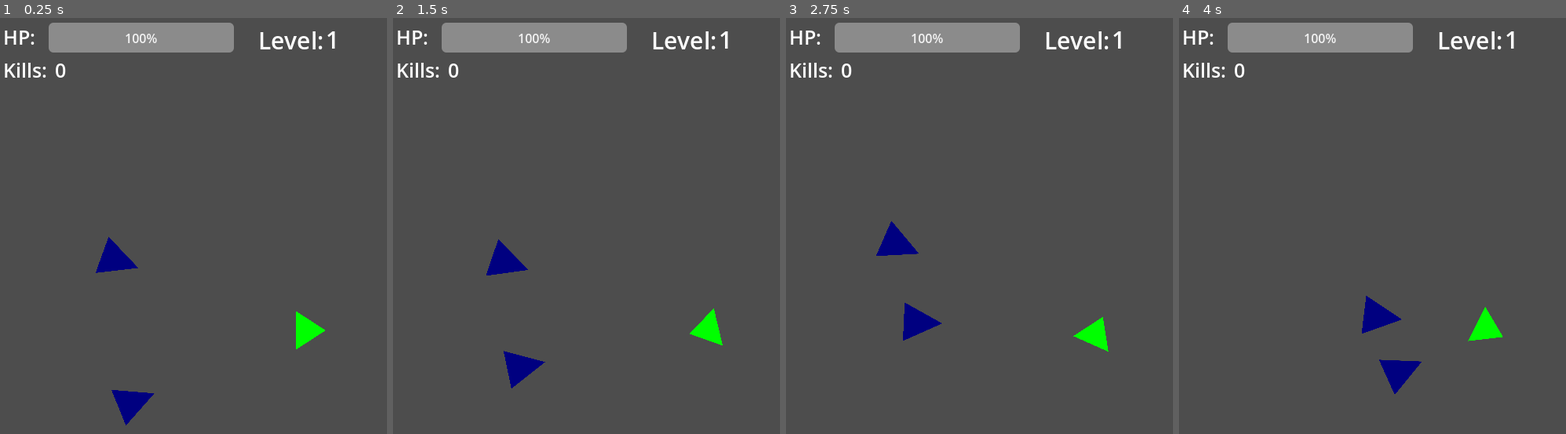
Above: before the commit, frames 1-4 (left to right).
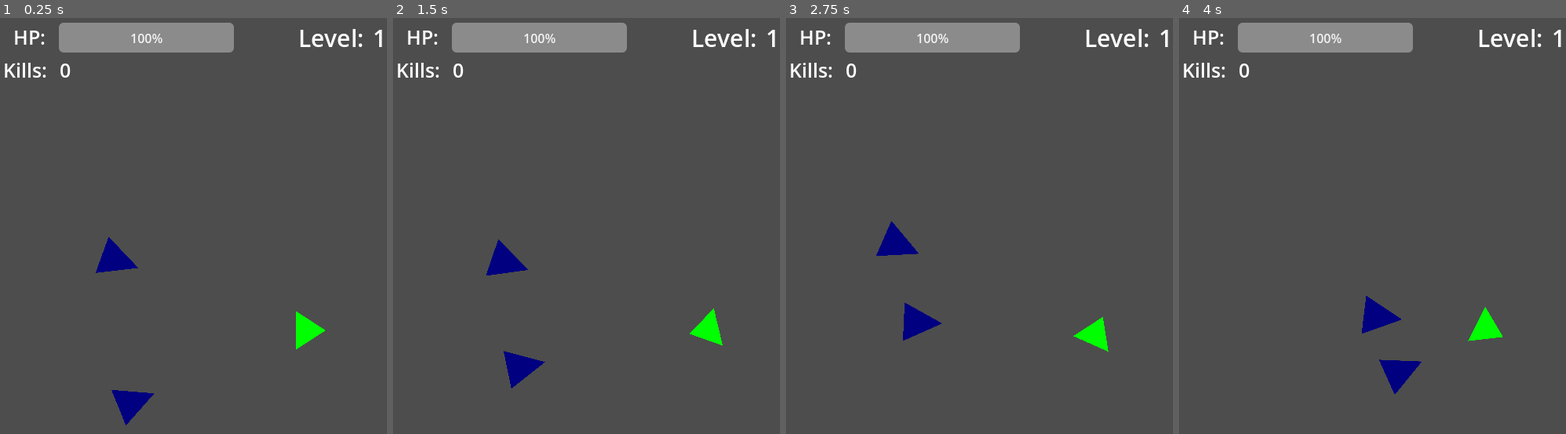
Above: after the commit, the same moments.

Repository: HoustonBass/space-shooter
Game: Godot game, scene res://Scenes/Level.tscn
The game is run twice, just before and just after one commit, with the same random seed, the same clock (stepped at 60 frames per second) and the same inputs.
Inputs (mouse positions are in pixels of both pictures, inside the frame that each line leads up to):
- Up to frame 1 (0.25 s): no input
- Up to frame 2 (1.5 s): tap Enter (ui_accept) at 0.5, 0.77 s; move the mouse to (outside the picture) at 0.52 s; hold D (ui_right) 0.53-1.28 s; move the mouse to (578, 363) at 1.27 s; hold S (ui_down) from 1.28 s (still down)
- Up to frame 3 (2.75 s): tap Enter (ui_accept) at 1.52 s; move the mouse to (1161, 192) at 2.02 s; release S (ui_down) at 2.03 s; hold D (ui_right) from 2.03 s (still down)
- Up to frame 4 (4 s): move the mouse to (outside the picture) at 2.77 s; release D (ui_right) at 2.78 s; hold W (ui_up) 2.78-3.53 s; tap Enter (ui_accept) at 3.02, 3.77 s; move the mouse to (outside the picture) at 3.52 s; hold A (ui_left) from 3.53 s (still down)

The runs differ from the first frame. In frame 1, 1.1% of the frame differs, in the area x 1-99%, y 1-15%; in frame 2, 1.1%; in frame 3, 1.1%; in frame 4, 1.1%.

Commit message:
updating hud on enemy kill

Diff:
--- a/godot/Data/EnemyData.gd
+++ b/godot/Data/Instances/EnemyData.gd
@@ -1,4 +1,5 @@
-class_name EnemyData extends EntityData
+extends EntityData
+class_name EnemyData
 
 @export var fire_cooldown: float = 2
 @export var max_range: float = 250
--- a/godot/Data/EntityData.gd
+++ b/godot/Data/Instances/EntityData.gd
@@ -1,4 +1,5 @@
-class_name EntityData extends Resource
+extends Resource
+class_name EntityData
 
 @export var health: float = 10.0
 @export var max_health: float = 10.0
--- /dev/null
+++ b/godot/Data/ScoreData.gd
@@ -0,0 +1,10 @@
+extends Resource
+class_name ScoreData
+
+@export var score: int
+
+signal score_changed
+
+func _on_enemy_die():
+	score += 1
+	score_changed.emit()
--- a/godot/Instances/Enemies/Triangle/Triangle.gd
+++ b/godot/Instances/Enemies/Triangle/Triangle.gd
@@ -1,4 +1,4 @@
-extends Entity
+extends EnemyEntity
 
 @export var enemy_data: Resource = EnemyData
 
@@ -9,6 +9,7 @@
 var input_velocity = Vector2(1, 0)
 
 func _ready():
+	super()
 	max_health = enemy_data.max_health
 	health = enemy_data.health
 	get_next_target()
--- /dev/null
+++ b/godot/Instances/EnemyEntity.gd
@@ -0,0 +1,5 @@
+extends Entity
+class_name EnemyEntity
+
+func _ready():
+	self.connect("die", ResourceManager._on_enemy_die)
--- a/godot/Instances/Entity.gd
+++ b/godot/Instances/Entity.gd
@@ -1,13 +1,17 @@
-class_name Entity extends CharacterBody2D
+extends CharacterBody2D
+class_name Entity
 
 var health: float
 var max_health: float
 var speed: float
 
+signal die
+
 func take_hit(damage):
 	health -= damage
 	if health <= 0:
-		die()
+		_die()
 
-func die():
+func _die():
 	queue_free()
+	die.emit()
--- a/godot/Resource/Enemy/default_triangle.tres
+++ b/godot/Resource/Enemy/default_triangle.tres
@@ -1,6 +1,6 @@
-[gd_resource type="Resource" load_steps=2 format=3 uid="uid://d1f066417jc5t"]
+[gd_resource type="Resource" load_steps=2 format=3]
 
-[ext_resource type="Script" path="res://Data/EnemyData.gd" id="1_rk3n8"]
+[ext_resource type="Script" path="res://Data/Instances/EnemyData.gd" id="1_rk3n8"]
 
 [resource]
 script = ExtResource( "1_rk3n8" )
--- a/godot/Resource/Player_data.tres
+++ b/godot/Resource/Player_data.tres
@@ -1,6 +1,6 @@
-[gd_resource type="Resource" load_steps=2 format=3 uid="uid://ckr1r80ptks37"]
+[gd_resource type="Resource" load_steps=2 format=3]
 
-[ext_resource type="Script" path="res://Data/PlayerData.gd" id="1_dr2c0"]
+[ext_resource type="Script" path="res://Data/Instances/PlayerData.gd" id="1_dr2c0"]
 
 [resource]
 script = ExtResource( "1_dr2c0" )
--- /dev/null
+++ b/godot/Resource/Score_data.tres
@@ -0,0 +1,7 @@
+[gd_resource type="Resource" load_steps=2 format=3 uid="uid://y7hdw5ptbqt8"]
+
+[ext_resource type="Script" path="res://Data/ScoreData.gd" id="1_y3yj2"]
+
+[resource]
+script = ExtResource( "1_y3yj2" )
+score = null
--- a/godot/Scenes/HUD.tscn
+++ b/godot/Scenes/HUD/HUD.tscn
@@ -1,7 +1,9 @@
-[gd_scene load_steps=4 format=3 uid="uid://iduppglwk6c4"]
+[gd_scene load_steps=6 format=3 uid="uid://ee2sldho4mlr"]
 
-[ext_resource type="Script" path="res://Scenes/ProgressBar.gd" id="1_u2uai"]
-[ext_resource type="Resource" uid="uid://ckr1r80ptks37" path="res://Resource/Player_data.tres" id="2_mrqiq"]
+[ext_resource type="Script" path="res://Scenes/HUD/ProgressBar.gd" id="1_n7ybv"]
+[ext_resource type="Resource" path="res://Resource/Player_data.tres" id="2_jmep5"]
+[ext_resource type="Script" path="res://Scenes/HUD/Score.gd" id="3_27gte"]
+[ext_resource type="Resource" uid="uid://y7hdw5ptbqt8" path="res://Resource/Score_data.tres" id="4_i35tt"]
 
 [sub_resource type="StyleBoxFlat" id="StyleBoxFlat_aanas"]
 bg_color = Color(0, 0.788235, 0.211765, 1)
@@ -11,22 +13,6 @@
 corner_radius_bottom_left = 8
 
 [node name="HUD" type="CanvasLayer"]
-
-[node name="LevelLabel" type="Label" parent="."]
-offset_left = 325.0
-offset_top = 9.0
-offset_right = 423.0
-offset_bottom = 54.0
-theme_override_font_sizes/font_size = 30
-text = " Level: "
-
-[node name="LevelIndicator" type="Label" parent="."]
-offset_left = 419.0
-offset_top = 8.0
-offset_right = 459.0
-offset_bottom = 50.0
-theme_override_font_sizes/font_size = 30
-text = "1"
 
 [node name="VBoxContainer" type="VBoxContainer" parent="."]
 offset_left = 8.0
@@ -41,21 +27,21 @@
 theme_override_constants/separation = 10
 
 [node name="HealthLabel" type="Label" parent="VBoxContainer/HP"]
-offset_right = 48.0
+offset_right = 62.0
 offset_bottom = 38.0
 theme_override_font_sizes/font_size = 25
-text = "HP: "
+text = "  HP: "
 
 [node name="HealthBar" type="ProgressBar" parent="VBoxContainer/HP"]
-offset_left = 58.0
+offset_left = 72.0
 offset_right = 294.0
 offset_bottom = 38.0
 size_flags_horizontal = 3
 size_flags_vertical = 3
 theme_override_styles/fg = SubResource( "StyleBoxFlat_aanas" )
 value = 50.0
-script = ExtResource( "1_u2uai" )
-player_data = ExtResource( "2_mrqiq" )
+script = ExtResource( "1_n7ybv" )
+player_data = ExtResource( "2_jmep5" )
 
 [node name="Score" type="HBoxContainer" parent="VBoxContainer"]
 offset_top = 42.0
@@ -66,15 +52,36 @@
 theme_override_constants/separation = 10
 
 [node name="ScoreLabel" type="Label" parent="VBoxContainer/Score"]
-offset_right = 56.0
+offset_right = 63.0
 offset_bottom = 38.0
 theme_override_font_sizes/font_size = 25
-text = "Kills:"
+text = "Kills: "
 vertical_alignment = 1
 
 [node name="Score" type="Label" parent="VBoxContainer/Score"]
-offset_left = 66.0
-offset_right = 80.0
+offset_left = 73.0
+offset_right = 87.0
 offset_bottom = 38.0
 theme_override_font_sizes/font_size = 25
 text = "0"
+script = ExtResource( "3_27gte" )
+score_data = ExtResource( "4_i35tt" )
+
+[node name="Level" type="HBoxContainer" parent="."]
+offset_left = 376.0
+offset_top = 5.0
+offset_right = 495.0
+offset_bottom = 50.0
+
+[node name="LevelLabel" type="Label" parent="Level"]
+offset_right = 98.0
+offset_bottom = 45.0
+theme_override_font_sizes/font_size = 30
+text = " Level: "
+
+[node name="LevelIndicator" type="Label" parent="Level"]
+offset_left = 102.0
+offset_right = 119.0
+offset_bottom = 45.0
+theme_override_font_sizes/font_size = 30
+text = "1"
--- /dev/null
+++ b/godot/Scenes/HUD/Score.gd
@@ -0,0 +1,11 @@
+extends Label
+
+@export var score_data: Resource = ScoreData
+
+func _ready():
+	if score_data:
+		text = str(score_data.score)
+		score_data.connect("score_changed", self._on_score_changed)
+
+func _on_score_changed():
+	text = str(score_data.score)
--- a/godot/Scenes/Level.tscn
+++ b/godot/Scenes/Level.tscn
@@ -1,11 +1,11 @@
-[gd_scene load_steps=8 format=3 uid="uid://dmjib81akxdkr"]
+[gd_scene load_steps=8 format=3]
 
 [ext_resource type="PackedScene" uid="uid://bv1rottox3i7o" path="res://Instances/Player/Player.tscn" id="1_ijajp"]
 [ext_resource type="Script" path="res://Scenes/Level.gd" id="1_qbh0j"]
 [ext_resource type="PackedScene" uid="uid://c2wfq8dyym4k5" path="res://Instances/Enemies/Director/TheDirector.tscn" id="2_bkh0r"]
 [ext_resource type="Resource" uid="uid://d3d4m087lgjw7" path="res://Resource/Levels/Level_1.tres" id="3_1ceja"]
 [ext_resource type="PackedScene" uid="uid://wm6wij6airkb" path="res://Instances/Enemies/Triangle/Triangle.tscn" id="6_n1fbi"]
-[ext_resource type="PackedScene" uid="uid://iduppglwk6c4" path="res://Scenes/HUD.tscn" id="6_qj1st"]
+[ext_resource type="PackedScene" uid="uid://bcqovbqyget8q" path="res://Scenes/HUD/HUD.tscn" id="6_qj1st"]
 
 [sub_resource type="Environment" id="Environment_ktclx"]
 glow_enabled = true
--- /dev/null
+++ b/godot/Singleton/ResourceManager.gd
@@ -0,0 +1,7 @@
+extends Node
+
+@export var score_data: Resource = ScoreData
+#@export var level_data: Resource = LevelData
+
+func _on_enemy_die():
+	score_data._on_enemy_die()
--- /dev/null
+++ b/godot/Singleton/ResourceManager.tscn
@@ -0,0 +1,8 @@
+[gd_scene load_steps=3 format=3 uid="uid://dhgyk42co3f26"]
+
+[ext_resource type="Script" path="res://Singleton/ResourceManager.gd" id="1_7msvd"]
+[ext_resource type="Resource" uid="uid://y7hdw5ptbqt8" path="res://Resource/Score_data.tres" id="2_0illu"]
+
+[node name="ResourceManager" type="Node"]
+script = ExtResource( "1_7msvd" )
+score_data = ExtResource( "2_0illu" )
--- a/godot/project.godot
+++ b/godot/project.godot
@@ -12,7 +12,12 @@
 "base": "EntityData",
 "class": &"EnemyData",
 "language": &"GDScript",
-"path": "res://Data/EnemyData.gd"
+"path": "res://Data/Instances/EnemyData.gd"
+}, {
+"base": "Entity",
+"class": &"EnemyEntity",
+"language": &"GDScript",
+"path": "res://Instances/EnemyEntity.gd"
 }, {
 "base": "CharacterBody2D",
 "class": &"Entity",
@@ -22,7 +27,7 @@
 "base": "Resource",
 "class": &"EntityData",
 "language": &"GDScript",
-"path": "res://Data/EntityData.gd"
+"path": "res://Data/Instances/EntityData.gd"
 }, {
 "base": "Resource",
 "class": &"LevelData",
@@ -37,15 +42,22 @@
 "base": "EntityData",
 "class": &"PlayerData",
 "language": &"GDScript",
-"path": "res://Data/PlayerData.gd"
+"path": "res://Data/Instances/PlayerData.gd"
+}, {
+"base": "Resource",
+"class": &"ScoreData",
+"language": &"GDScript",
+"path": "res://Data/ScoreData.gd"
 }]
 _global_script_class_icons={
 "EnemyData": "",
+"EnemyEntity": "",
 "Entity": "",
 "EntityData": "",
 "LevelData": "",
 "PatternData": "",
-"PlayerData": ""
+"PlayerData": "",
+"ScoreData": ""
 }
 
 [application]
@@ -58,6 +70,7 @@
 [autoload]
 
 Enums="*res://Singleton/Enums.gd"
+ResourceManager="*res://Singleton/ResourceManager.tscn"
 
 [display]
 
--- a/godot/todo.cfg
+++ b/godot/todo.cfg
@@ -1,5 +1,4 @@
 MVP:
-	update hud on enemy kill
 	end lvl screen
 	death screen
 	restart button
@@ -16,6 +15,7 @@
 Cannot fix bugs:
 	cannot add glow due to bug: https://github.com/godotengine/godot/pull/37070
 Done:
+	update hud on enemy kill
 	health bar tweens
 	randomize enemy spawn
 	lasers collide
Renamed: godot/Data/PlayerData.gd -> godot/Data/Instances/PlayerData.gd
Not shown: 1 places in godot/Instances/Enemies/Triangle/Triangle.tscn that only renumber resources
Renamed: godot/Scenes/ProgressBar.gd -> godot/Scenes/HUD/ProgressBar.gd
